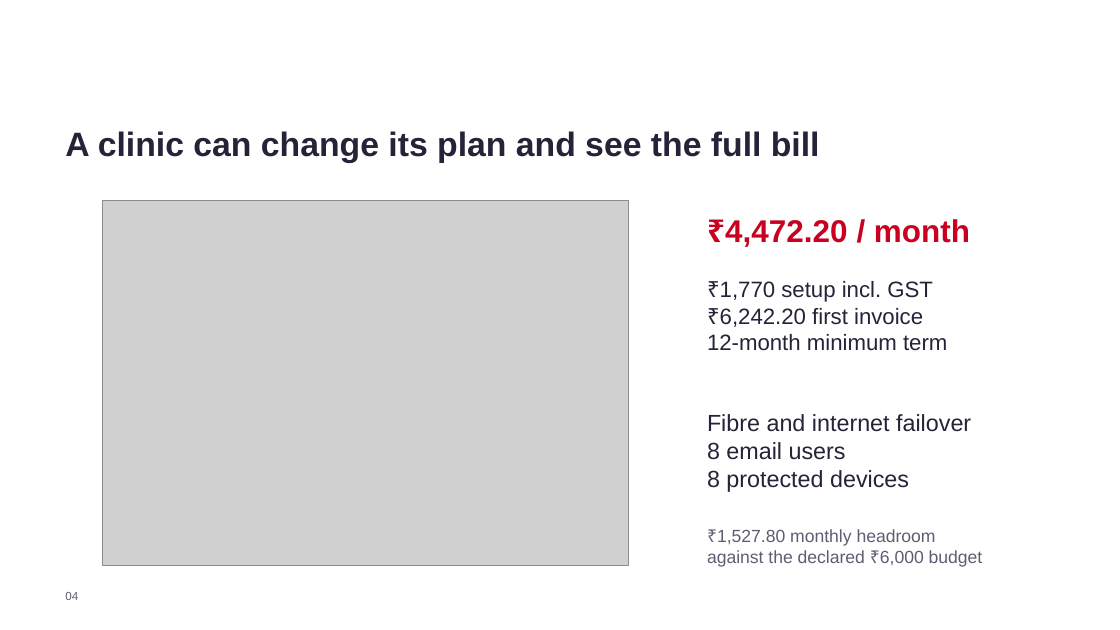
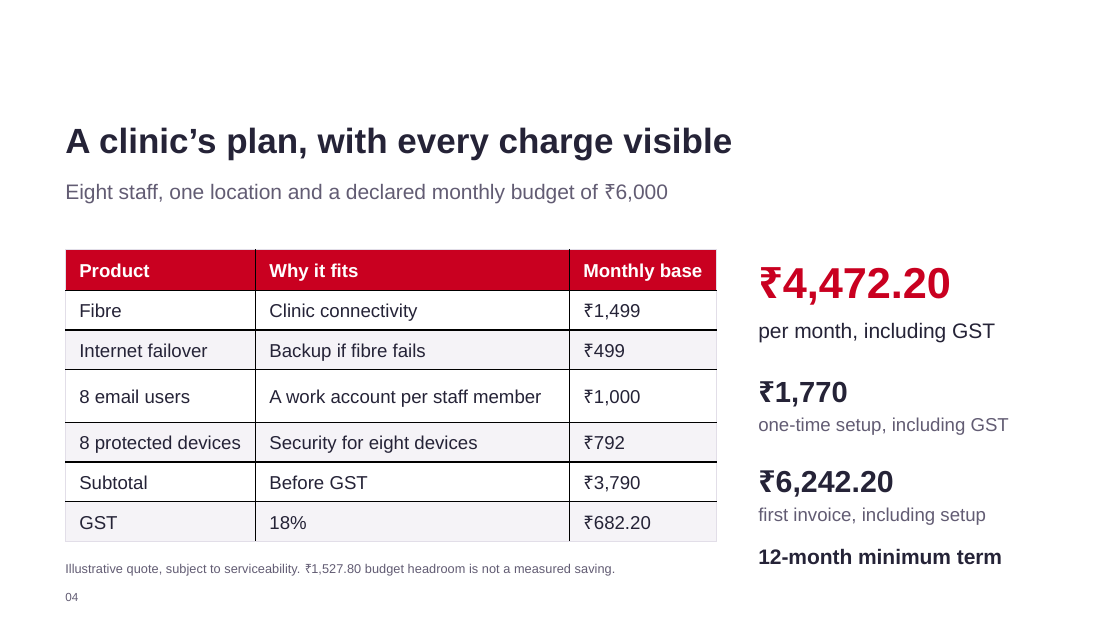
Before and after one commit to aachintya/udyam-digital-airtel-sync-2026, a slide deck: slide 4 of submission/NeverGiveUp_MNNITAllahabad.pptx. Drawn at 1120x630 pixels with LibreOffice and Linux fonts; fonts in the diff are those of the drawing; grey boxes stand for pictures; background and template pictures are left out. Boxes give left, top, right and bottom in pixels: in the first picture for what was removed or moved away, otherwise in the second. Text is boxed around its words. In the diff, an @@ line names an element or a change of style, - is before the commit and + after.

```diff
--- a/submission/NeverGiveUp_MNNITAllahabad.pptx
+++ b/submission/NeverGiveUp_MNNITAllahabad.pptx
@@ text at (x1=65, y1=127, x2=732, y2=160): text changed; size 21.8 to 22.5 pt @@
-A clinic can change its plan and see the full bill
+A clinic’s plan, with every charge visible
@@ text added at (x1=65, y1=184, x2=668, y2=203), 13.5 pt, text #625C73 @@
+Eight staff, one location and a declared monthly budget of ₹6,000
@@ picture removed at (x1=103, y1=200, x2=629, y2=566) @@
@@ table added at (x1=65, y1=250, x2=716, y2=541), 7 rows, 3 columns @@
+Product | Why it fits | Monthly base
+Fibre | Clinic connectivity | ₹1,499
+Internet failover | Backup if fibre fails | ₹499
+8 email users | A work account per staff member | ₹1,000
+8 protected devices | Security for eight devices | ₹792
+Subtotal | Before GST | ₹3,790
+GST | 18% | ₹682.20
@@ text at (x1=783, y1=267, x2=951, y2=305): text changed; size 20.2 to 27.8 pt @@
-₹4,472.20 / month
+₹4,472.20
@@ text removed at (x1=707, y1=281, x2=947, y2=351) @@
-₹1,770 setup incl. GST
-₹6,242.20 first invoice
-12-month minimum term
@@ text added at (x1=758, y1=322, x2=995, y2=342), 13.5 pt, text #252337 @@
+per month, including GST
@@ text at (x1=775, y1=381, x2=848, y2=407): text changed; size 11.2 to 18.8 pt; text colour #625C73 to #252337; bold on @@
-₹1,527.80 monthly headroom
-against the declared ₹6,000 budget
+₹1,770
@@ text removed at (x1=707, y1=414, x2=971, y2=492) @@
-Fibre and internet failover
-8 email users
-8 protected devices
@@ text added at (x1=758, y1=417, x2=1009, y2=435), 12 pt, text #625C73 @@
+one-time setup, including GST
@@ text added at (x1=776, y1=471, x2=894, y2=497), 19.5 pt, text #252337, bold @@
+₹6,242.20
@@ text added at (x1=758, y1=507, x2=986, y2=525), 12 pt, text #625C73 @@
+first invoice, including setup
@@ text added at (x1=65, y1=564, x2=616, y2=576), 8.2 pt, text #625C73 @@
+Illustrative quote, subject to serviceability. ₹1,527.80 budget headroom is not a measured saving.
@@ text added at (x1=758, y1=548, x2=1002, y2=564), 13.5 pt, text #252337, bold @@
+12-month minimum term
```
Also in this commit, not shown: 3 other slides changed, 3 slides added, 3 slides removed, 1 other file.
